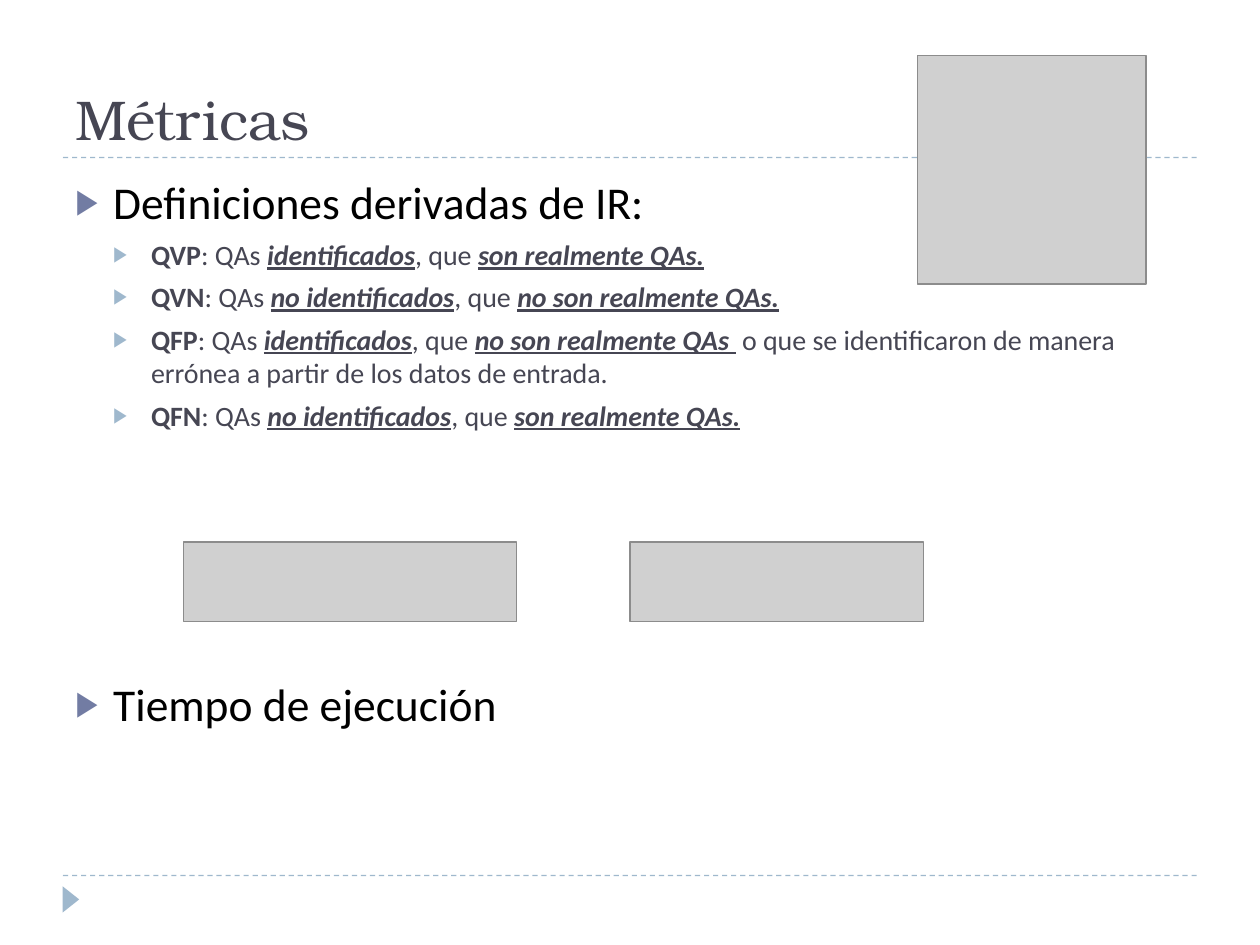
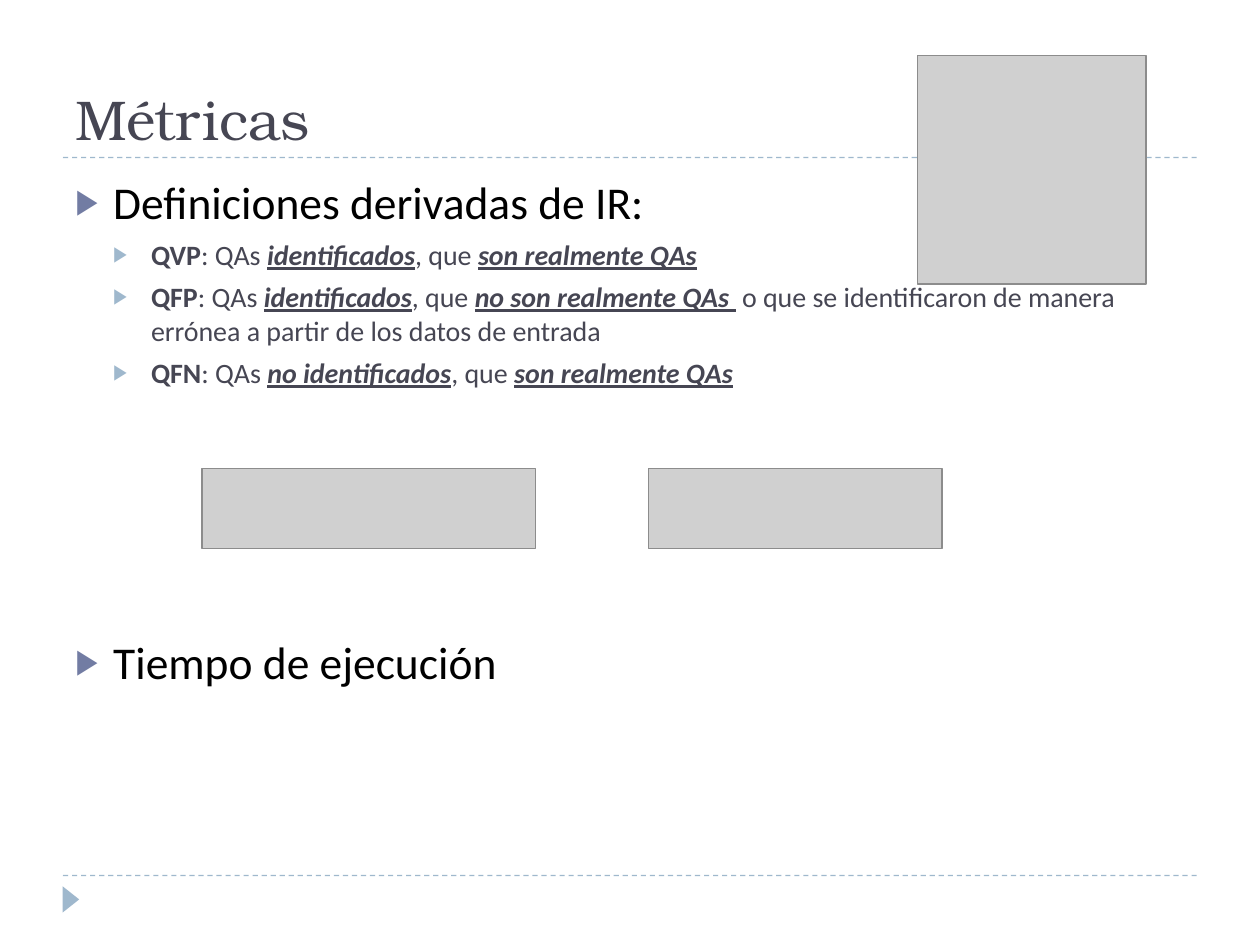
Before and after one commit to alejandrorago/qatesis2, a slide deck: slide 22 of Capitulos Finales/Filminas.pptx (slide 20 before the commit). Drawn at 1260x945 pixels with LibreOffice and Linux fonts; fonts in the diff are those of the drawing; grey boxes stand for pictures. Boxes give left, top, right and bottom in pixels: in the first picture for what was removed or moved away, otherwise in the second. Text is boxed around its words. In the diff, an @@ line names an element or a change of style, - is before the commit and + after.

```diff
--- a/Capitulos Finales/Filminas.pptx
+++ b/Capitulos Finales/Filminas.pptx
@@ text at bbox=[151, 245, 1115, 388]: text changed; italic off @@
-  ▶ QVP: QAs identificados, que son realmente QAs.
-  ▶ QVN: QAs no identificados, que no son realmente QAs.
-  ▶ QFP: QAs identificados, que no son realmente QAs o que se identificaron de manera errónea a partir de los datos de entrada.
-  ▶ QFN: QAs no identificados, que son realmente QAs.
+  ▶ QVP: QAs identificados, que son realmente QAs
+  ▶ QFP: QAs identificados, que no son realmente QAs o que se identificaron de manera errónea a partir de los datos de entrada
+  ▶ QFN: QAs no identificados, que son realmente QAs
@@ picture: place and size @@
-picture at bbox=[184, 542, 517, 621]
+picture at bbox=[202, 469, 534, 548]
@@ picture: place and size @@
-picture at bbox=[630, 542, 924, 621]
+picture at bbox=[649, 469, 942, 548]
```
Also in this commit, not shown: 20 other slides changed, 5 slides added, 4 slides removed.
